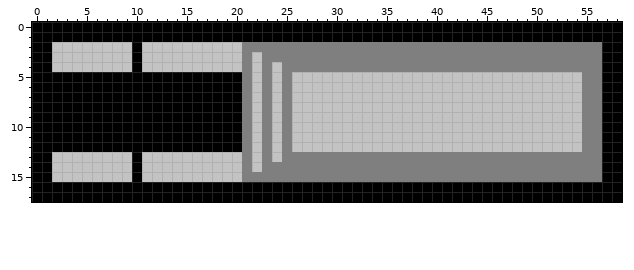
File history of a pixel-art sprite, dyn4j-samples-master/src/main/java/org/dyn4j/samples/resources/cannontest.png. Above is the file before it was changed.
The file is 59x18 pixels. Colours within 5 levels of each other are drawn and written as one.
After the commit:
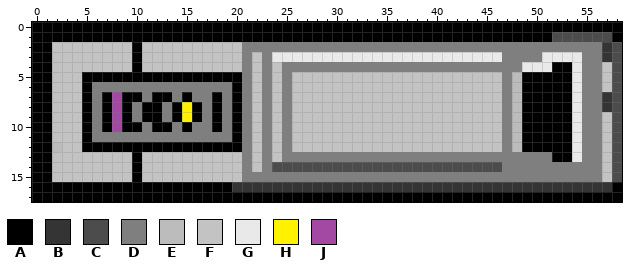
Palette (. is transparent): A #000000  B #343434  C #4c4c4c  D #7f7f7f  E #bcbcbc  F #c3c3c3  G #e9e9e9  H #fff200  J #a349a4
Difference:
{"y":1,"x":52,"old":"AAAAAA","new":"CCCCCC"}
{"y":2,"x":57,"old":"AA","new":"BC"}
{"y":3,"x":24,"old":"DDDDDDDDDDDDDDDDDDDDDDD","new":"GGGGGGGGGGGGGGGGGGGGGGG"}
{"y":3,"x":51,"old":"DDDD","new":"GGGG"}
{"y":3,"x":57,"old":"AA","new":"BC"}
{"y":4,"x":49,"old":"DDDDDD","new":"GGGAAG"}
{"y":4,"x":57,"old":"AA","new":"FC"}
{"y":5,"x":2,"old":"AAA","new":"FFF"}
{"y":5,"x":47,"old":"FFFFFFFF","new":"DEAAAAAG"}
{"y":5,"x":57,"old":"AA","new":"FC"}
{"y":6,"x":2,"old":"AAA","new":"FFF"}
{"y":6,"x":6,"old":"AAAAAAAAAAAAAA","new":"DDDDDDDDDDDDDD"}
{"y":6,"x":47,"old":"FFFFFFFF","new":"DEAAAAAG"}
{"y":6,"x":57,"old":"AA","new":"FC"}
{"y":7,"x":2,"old":"AAA","new":"FFF"}
{"y":7,"x":6,"old":"A","new":"D"}
{"y":7,"x":8,"old":"A","new":"J"}
{"y":7,"x":11,"old":"A","new":"D"}
{"y":7,"x":14,"old":"A","new":"D"}
{"y":7,"x":16,"old":"AA","new":"DD"}
{"y":7,"x":19,"old":"A","new":"D"}
{"y":7,"x":47,"old":"FFFFFFFF","new":"DEAAAAAG"}
{"y":7,"x":57,"old":"AA","new":"BC"}
{"y":8,"x":2,"old":"AAA","new":"FFF"}
{"y":8,"x":6,"old":"A","new":"D"}
{"y":8,"x":8,"old":"A","new":"J"}
{"y":8,"x":10,"old":"A","new":"D"}
{"y":8,"x":13,"old":"A","new":"D"}
{"y":8,"x":15,"old":"A","new":"H"}
{"y":8,"x":17,"old":"A","new":"D"}
{"y":8,"x":19,"old":"A","new":"D"}
{"y":8,"x":47,"old":"FFFFFFFF","new":"DEAAAAAG"}
{"y":8,"x":57,"old":"AA","new":"BC"}
{"y":9,"x":2,"old":"AAA","new":"FFF"}
{"y":9,"x":6,"old":"A","new":"D"}
{"y":9,"x":8,"old":"A","new":"J"}
{"y":9,"x":10,"old":"A","new":"D"}
{"y":9,"x":13,"old":"A","new":"D"}
{"y":9,"x":15,"old":"A","new":"H"}
{"y":9,"x":17,"old":"A","new":"D"}
{"y":9,"x":19,"old":"A","new":"D"}
{"y":9,"x":47,"old":"FFFFFFFF","new":"DEAAAAAG"}
{"y":9,"x":57,"old":"AA","new":"FC"}
{"y":10,"x":2,"old":"AAA","new":"FFF"}
{"y":10,"x":6,"old":"A","new":"D"}
{"y":10,"x":8,"old":"A","new":"J"}
{"y":10,"x":11,"old":"A","new":"D"}
{"y":10,"x":14,"old":"A","new":"D"}
{"y":10,"x":16,"old":"AA","new":"DD"}
{"y":10,"x":19,"old":"A","new":"D"}
{"y":10,"x":47,"old":"FFFFFFFF","new":"DEAAAAAG"}
{"y":10,"x":57,"old":"AA","new":"FC"}
{"y":11,"x":2,"old":"AAA","new":"FFF"}
{"y":11,"x":6,"old":"AAAAAAAAAAAAAA","new":"DDDDDDDDDDDDDD"}
{"y":11,"x":47,"old":"FFFFFFFF","new":"DEAAAAAG"}
{"y":11,"x":57,"old":"AA","new":"FC"}
{"y":12,"x":2,"old":"AAA","new":"EFF"}
{"y":12,"x":47,"old":"FFFFFFFF","new":"DEAAAAAG"}
{"y":12,"x":57,"old":"AA","new":"FC"}
{"y":13,"x":52,"old":"DDD","new":"AAG"}
{"y":13,"x":57,"old":"AA","new":"FC"}
{"y":14,"x":24,"old":"DDDDDDDDDDDDDDDDDDDDDDD","new":"CCCCCCCCCCCCCCCCCCCCCCC"}
{"y":14,"x":57,"old":"AA","new":"FC"}
{"y":15,"x":57,"old":"AA","new":"FC"}
{"y":16,"x":20,"old":"AAAAAAAAAAAAAAAAAAAAAAAAAAAAAAAAAAAAAA","new":"BBBBBBBBBBBBBBBBBBBBBBBBBBBBBBBBBBBBBB"}
{"label":"changed","picture_box":[232,32,622,192]}
{"label":"changed","picture_box":[52,72,232,152]}
